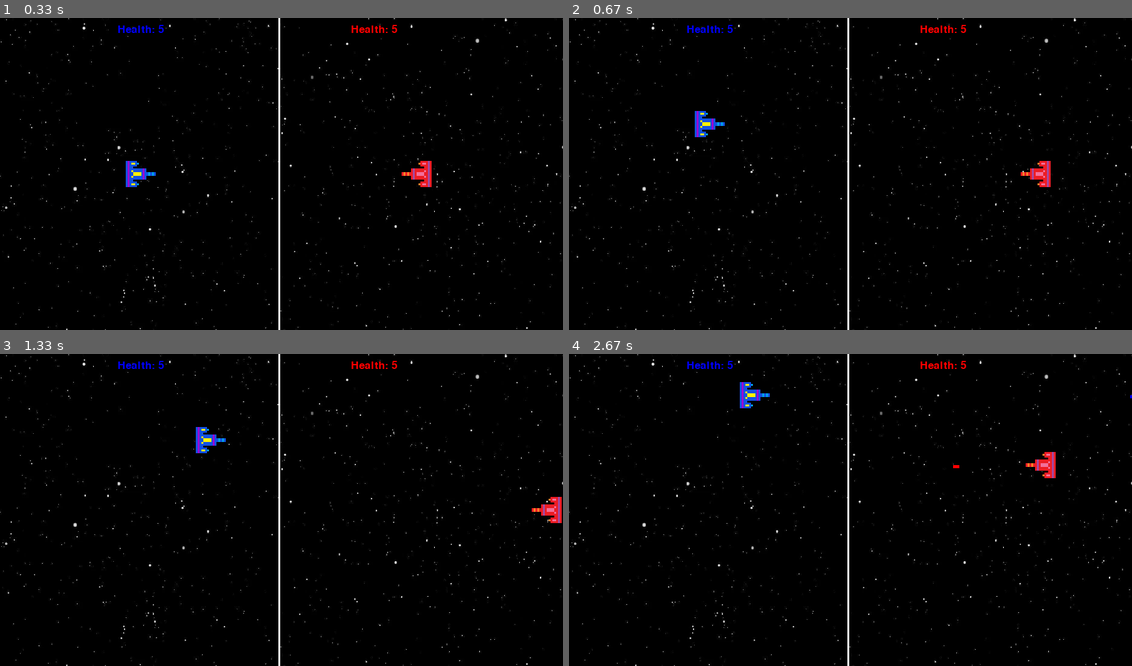
Above: before the commit, frames 1-4 (two rows, left to right).
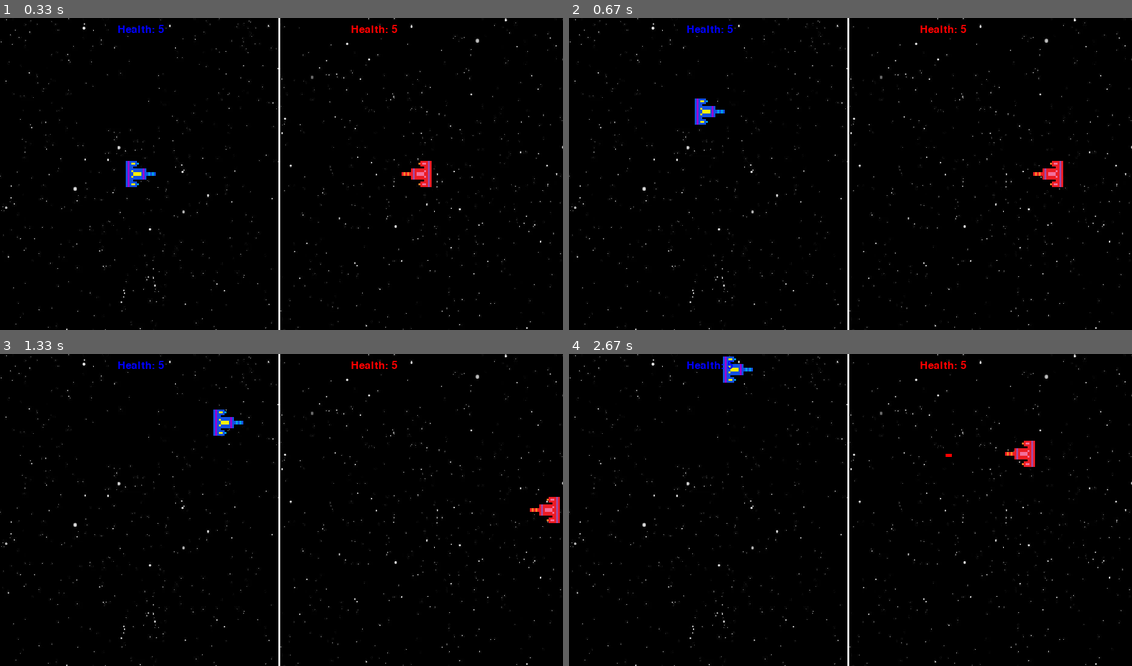
Above: after the commit, the same moments.

Repository: ameerM09/Multiplayer-Space-Combat
Game: pygame game, started from main.py
Two runs of this game, one before a commit and one after it. Both use one fixed random seed, a clock stepped at 60 frames per second and the inputs below.
Inputs:
- Up to frame 1 (0.33 s): no input
- Up to frame 2 (0.67 s): hold W from 0.33 s (still down); hold Right from 0.33 s (still down)
- Up to frame 3 (1.33 s): release W at 0.8 s; release Right at 0.8 s; hold Right 0.83-1.3 s; hold D 0.83-1.3 s
- Up to frame 4 (2.67 s): hold Up 1.33-1.63 s; hold W 1.33-1.63 s; hold Right 1.67-2.13 s; hold D 1.67-2.13 s; tap Alt at 1.82 s; hold Left from 2.17 s (still down); hold A from 2.17 s (still down); tap Right Alt at 2.32 s

Frame 1 is identical in both runs. In frame 2, 0.7% of the frame differs, in the area x 22-88%, y 25-55%; in frame 3, 0.7%; in frame 4, 1.0%, in the area x 27-100%, y 0-40%.

Commit message:
Update main.py

Diff:
--- a/main.py
+++ b/main.py
@@ -33,7 +33,7 @@
 PLAYER_RED_COLLISION = pygame.USEREVENT + 2
 
 # Sets velocity of player and bullet movements
-VELOCITY = 4
+VELOCITY = 5
 PROJECTILE_VELOCITY = 10
 
 # Scale factors for ship dilations
@@ -94,30 +94,30 @@
 def key_bindings(on_key_pressed, player_blue, player_red):
 # Additional conditions are added to add borders around screen
 # Players cannot move outside of window or past barrier between the two
-        if on_key_pressed[pygame.K_w] and player_blue.y - VELOCITY > 0:
-            player_blue.y = player_blue.y - VELOCITY
-
-        elif on_key_pressed[pygame.K_a] and player_blue.x - VELOCITY > 0:
-            player_blue.x = player_blue.x - VELOCITY
-
-        elif on_key_pressed[pygame.K_s] and player_blue.y + VELOCITY + player_blue.height < WIN_HEIGHT:
-            player_blue.y = player_blue.y + VELOCITY
-
-        elif on_key_pressed[pygame.K_d] and player_blue.x + VELOCITY + player_blue.width < BARRIER.x:
-            player_blue.x = player_blue.x + VELOCITY
+    if on_key_pressed[pygame.K_w] and player_blue.y - VELOCITY > 0:
+        player_blue.y = player_blue.y - VELOCITY
+
+    elif on_key_pressed[pygame.K_a] and player_blue.x - VELOCITY > 0:
+        player_blue.x = player_blue.x - VELOCITY
+
+    elif on_key_pressed[pygame.K_s] and player_blue.y + VELOCITY + player_blue.height < WIN_HEIGHT:
+        player_blue.y = player_blue.y + VELOCITY
+
+    elif on_key_pressed[pygame.K_d] and player_blue.x + VELOCITY + player_blue.width < BARRIER.x:
+        player_blue.x = player_blue.x + VELOCITY
 
 # Key bindings for red spaceship
-        if on_key_pressed[pygame.K_UP] and player_red.y - VELOCITY > 0:
-            player_red.y = player_red.y - VELOCITY
-
-        elif on_key_pressed[pygame.K_LEFT] and player_red.x - VELOCITY > BARRIER.x:
-            player_red.x = player_red.x - VELOCITY
-
-        elif on_key_pressed[pygame.K_DOWN] and player_red.y + VELOCITY + player_red.height < WIN_HEIGHT:
-            player_red.y = player_red.y + VELOCITY
-
-        elif on_key_pressed[pygame.K_RIGHT] and player_red.x + VELOCITY + player_red.width < WIN_WIDTH:
-            player_red.x = player_red.x + VELOCITY
+    if on_key_pressed[pygame.K_UP] and player_red.y - VELOCITY > 0:
+        player_red.y = player_red.y - VELOCITY
+
+    elif on_key_pressed[pygame.K_LEFT] and player_red.x - VELOCITY > BARRIER.x:
+        player_red.x = player_red.x - VELOCITY
+
+    elif on_key_pressed[pygame.K_DOWN] and player_red.y + VELOCITY + player_red.height < WIN_HEIGHT:
+        player_red.y = player_red.y + VELOCITY
+
+    elif on_key_pressed[pygame.K_RIGHT] and player_red.x + VELOCITY + player_red.width < WIN_WIDTH:
+        player_red.x = player_red.x + VELOCITY
 
 def projectile_functionality(player_blue, player_red, blue_projectile, red_projectile):
 # Adds velocity to projectile because they move further away from (0, 0) on screen
@@ -182,6 +182,8 @@
             if event.type == pygame.QUIT:
                 run = False
 
+                pygame.quit()
+
             if event.type == pygame.KEYDOWN:
                 if event.key == pygame.K_LALT and len(blue_projectile) < MAX_PROJECTILE_FIRE:
                     projectile = pygame.Rect(player_blue.x + player_blue.width, player_blue.y + player_blue.height // 2, 10, 5)
@@ -220,6 +222,7 @@
 
         projectile_functionality(player_blue, player_red, blue_projectile, red_projectile)
 
-    pygame.quit()
-
-game_loop()
+    game_loop()
+
+if __name__ == '__main__':
+    game_loop()
